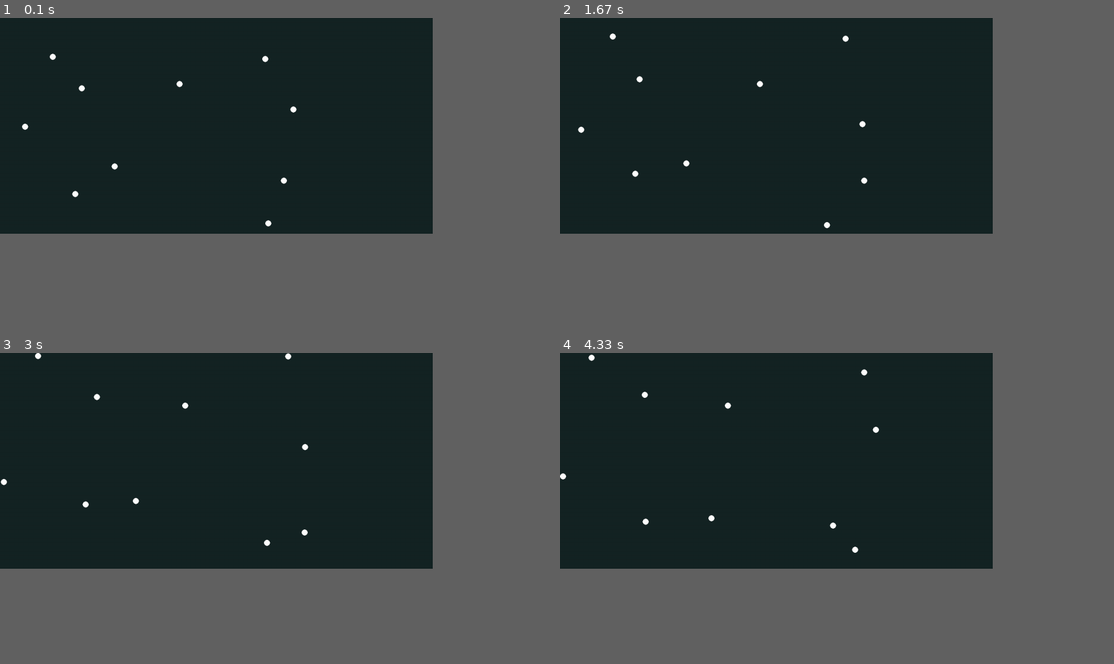
Above: before the commit, frames 1-4 (two rows, left to right).
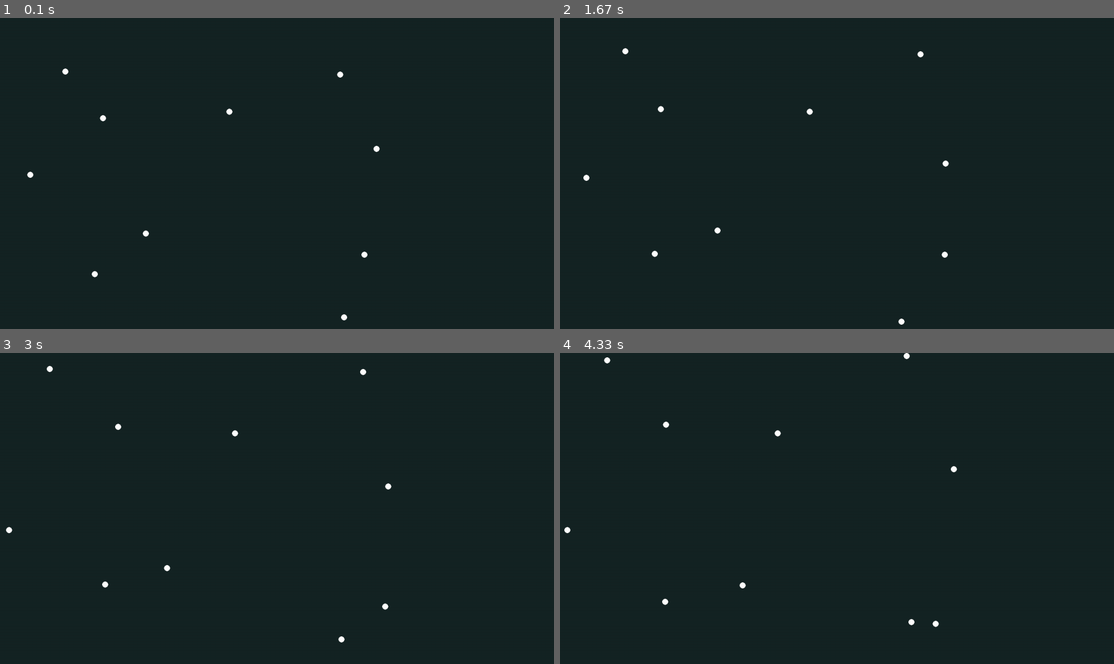
Above: after the commit, the same moments.

Repository: darceno/lifebox-simulator
Game: pygame game, started from src/main.py
The game is run twice, just before and just after one commit, with the same random seed, the same clock (stepped at 60 frames per second) and the same inputs.
Inputs:
- Up to frame 1 (0.1 s): no input
- Up to frame 2 (1.67 s): no input
- Up to frame 3 (3 s): no input
- Up to frame 4 (4.33 s): no input
The window is 703x351 before the commit and 900x506 after it. Grey fills any space a smaller window leaves; there, only what the larger window draws over its background counts as a difference.

The runs differ from the first frame. In frame 1, 0.4% of the frame differs, in the area x 3-69%, y 11-98%; in frame 2, 0.4%; in frame 3, 0.4%, in the area x 0-71%, y 0-94%; in frame 4, 0.4%.

Commit message:
Update settings.py

Diff:
--- a/src/main.py
+++ b/src/main.py
@@ -11,7 +11,7 @@
 
 # Organisms class
 class Organism:
-    def __init__(self, x, y, color, size=7, genome=["CR", "RA"]):
+    def __init__(self, x, y, color, size=STARTING_SIZE, genome=["CR", "RA"]):
         self.x = x
         self.y = y
         self.size = size
@@ -94,8 +94,8 @@
 
     def create_organisms(self):
         if len(self.organisms) == 0:
-            for i in range(INITIAL_POPULATION):
-                organism = Organism(random.randint(20, WIDTH_SIZE-20), random.randint(20, HEIGHT_SIZE-20), "white")
+            for i in range(STARTING_POPULATION):
+                organism = Organism(random.randint(20, WIDTH_SIZE-20), random.randint(20, HEIGHT_SIZE-20), STARTING_COLOR)
                 self.organisms.append(organism)
 
     def check_collisions(self):
--- a/src/settings.py
+++ b/src/settings.py
@@ -3,9 +3,13 @@
 
 """
 
-# Simulation settings
-WIDTH_SIZE, HEIGHT_SIZE = 1000, 500
-FPS = 30
-SPEED = 1
-BG_COLOR = (21, 36, 36)
-INITIAL_POPULATION = 10
+# SIMULATION SETTINGS
+WIDTH_SIZE, HEIGHT_SIZE = 1280, 720 # default = 1280, 720
+FPS = 30 # default = 30
+BG_COLOR = (21, 36, 36) # default = (21, 36, 36)
+STARTING_POPULATION = 10 # default = 10
+
+# ORGANISMS SETTINGS
+STARTING_SIZE = 7 # default = 7
+STARTING_COLOR = "white" # default = "white"
+SPEED = 1 # default = 1
